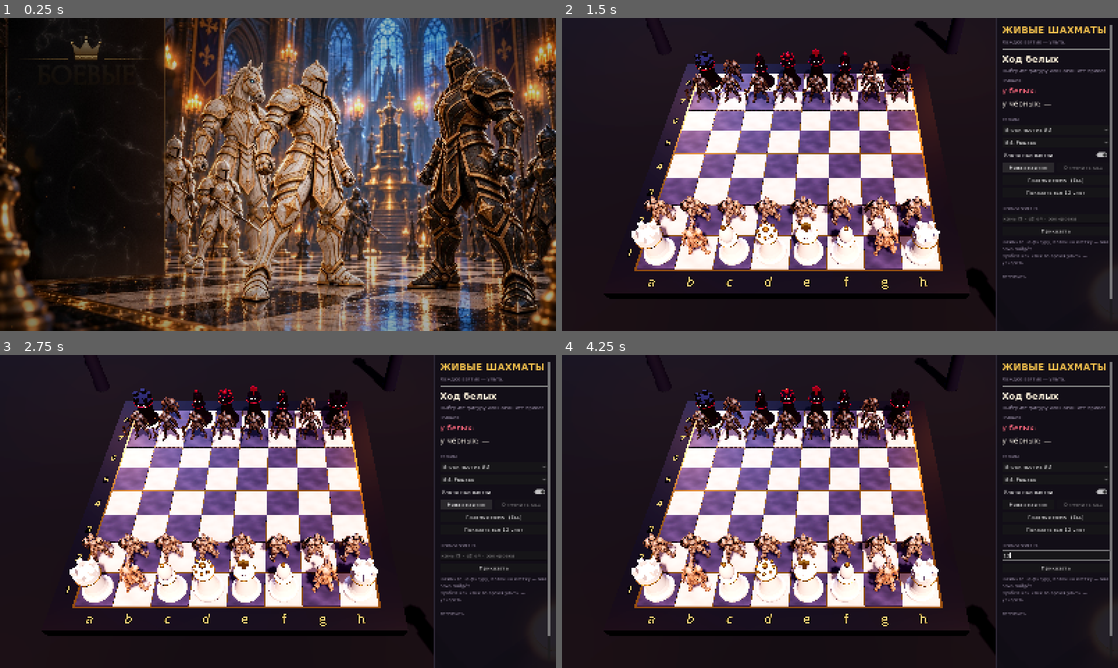
Above: before the commit, frames 1-4 (two rows, left to right).
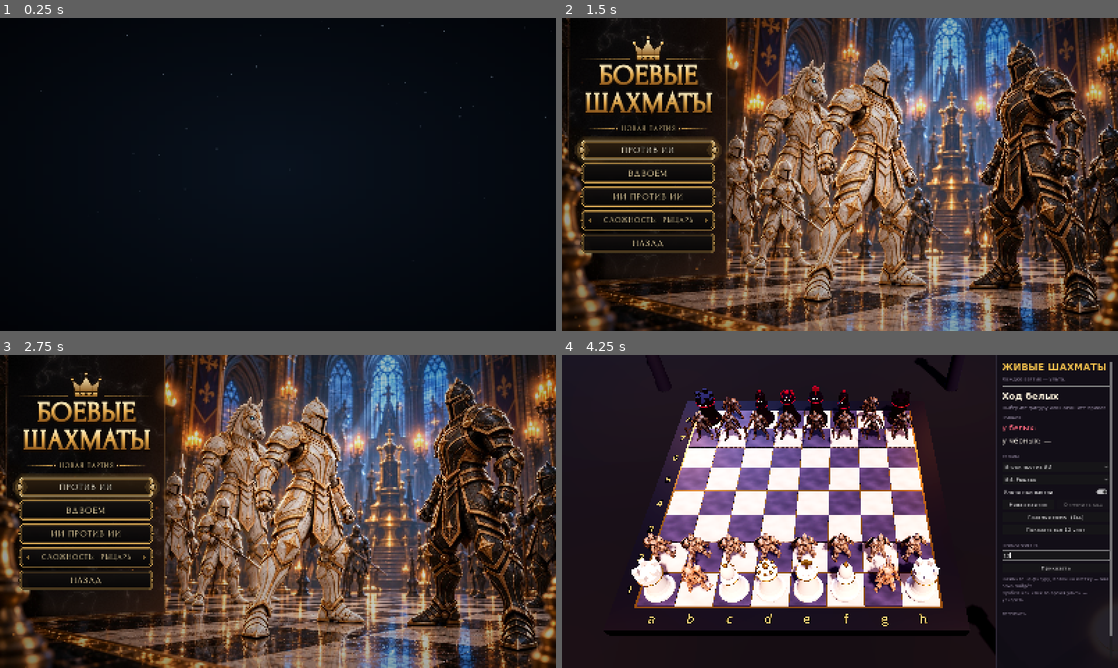
Above: after the commit, the same moments.

Repository: redfoxath/Frosty
Game: Godot game, scene res://main.tscn
The game is run twice, just before and just after one commit, with the same random seed, the same clock (stepped at 60 frames per second) and the same inputs.
Inputs (mouse positions are in pixels of both pictures, inside the frame that each line leads up to):
- Up to frame 1 (0.25 s): no input
- Up to frame 2 (1.5 s): tap Enter at 0.5 s; move the mouse to (962, 158) at 0.52 s; hold Right (ui_right) 0.53-1.25 s; click (962, 158) at 0.67 s; tap Space at 0.77 s; click (1029, 168) at 1.25 s, where only the run before the commit has a clickable "Новая партия"
- Up to frame 3 (2.75 s): click (467, 505) at 2 s, where only the run before the commit has a clickable "Новая партия"
- Up to frame 4 (4.25 s): move the mouse to (728, 527) at 2.77 s; hold Left (ui_left) 2.78-3.5 s; click (728, 527) at 2.92 s; tap Space at 3.02 s; click (1056, 555) at 3.52 s; type "12" at 3.6 s

The runs differ from the first frame. In frame 1, 72% of the frame differs, in the area x 0-100%, y 0-100%; in frame 2, 78%; in frame 3, 78%; in frame 4, 4.4%.

Commit message:
Add animated Frosty Inc logo splash before the main menu
The fox fades in with a halo and glowing eyes, the lettering grows in as
frost from left to right, a shine sweeps across, then it fades to the menu.
Any key or click skips it. The logo is split into fox and lettering layers.

Co-Authored-By: Claude Opus 5.5 <noreply@anthropic.com>
Claude-Session: https://claude.ai/code/session_01LGf8gQ89TBN3Akuve71yKq

Diff:
--- a/wizchess/scripts/main.gd
+++ b/wizchess/scripts/main.gd
@@ -119,7 +119,12 @@
 	menu.g = self
 	add_child(menu)
 	if Array(OS.get_cmdline_user_args()).filter(func(a: String): return a.begins_with("--")).is_empty():
-		menu.open_menu(true)
+		# заставка студии, затем меню; игра всё это время на паузе
+		get_tree().paused = true
+		get_viewport().disable_3d = true
+		var sp := Splash.new()
+		sp.finished.connect(func(): menu.open_menu(true))
+		add_child(sp)
 	if "--knightshow" in OS.get_cmdline_user_args():
 		panel.visible = false
 		for ch in world.get_children():
--- a/wizchess/scripts/menu.gd
+++ b/wizchess/scripts/menu.gd
@@ -367,7 +367,7 @@
 		elif g.session:
 			_snd("sheath", -10.0, 1.15)
 			close_menu()
-	elif visible:
+	elif visible or get_tree().paused:   # меню закрывается или идёт заставка
 		return
 	elif g.can_open_menu():
 		open_menu()
--- /dev/null
+++ b/wizchess/scripts/splash.gd
@@ -0,0 +1,290 @@
+class_name Splash
+extends CanvasLayer
+## Заставка студии перед меню: из темноты проявляется ледяной лис, вспыхивают глаза,
+## надпись нарастает инеем слева направо, по логотипу пробегает блик.
+## Клик или любая клавиша — пропустить.
+
+signal finished   # экран уже чёрный: можно открывать меню под ним
+
+const LOGO_SIZE := Vector2(1962, 802)     # исходный логотип целиком
+const FOX_RECT := Rect2(0, 0, 700, 802)    # ui/logo_fox.png в его координатах
+const TEXT_RECT := Rect2(660, 0, 1302, 802) # ui/logo_text.png
+const EYES := [Vector2(254, 405), Vector2(440, 403)]
+
+const LOGO_SHADER := """
+shader_type canvas_item;
+// Проявление инеем по экрану слева направо, ледяная кромка, пробегающий блик.
+uniform float reveal = 2.0;  // граница проявления, доля ширины экрана
+uniform float shine = -1.0;  // положение блика, доля ширины экрана
+uniform float glow = 0.0;
+float hash(vec2 p) { return fract(sin(dot(p, vec2(12.9898, 78.233))) * 43758.5453); }
+void fragment() {
+	vec4 c = COLOR;
+	// зубчатая «кристаллическая» граница
+	float n = hash(floor(SCREEN_UV * vec2(220.0, 120.0)));
+	float edge = reveal - SCREEN_UV.x + (n - 0.5) * 0.03;
+	float vis = smoothstep(0.0, 0.012, edge);
+	float rim = 1.0 - smoothstep(0.0, 0.035, abs(edge));
+	vec3 rgb = c.rgb + vec3(0.55, 0.85, 1.0) * rim * 1.4;
+	float s = 1.0 - smoothstep(0.0, 0.05, abs(SCREEN_UV.x - SCREEN_UV.y * 0.25 - shine));
+	rgb += vec3(0.75, 0.93, 1.0) * s * 0.8;
+	rgb += vec3(0.35, 0.65, 1.0) * glow * 0.18;
+	COLOR = vec4(rgb, c.a * clamp(max(vis, rim * 0.85), 0.0, 1.0));
+}
+"""
+
+var root: Control
+var logo: Control
+var fox: TextureRect
+var text: TextureRect
+var mat_fox: ShaderMaterial
+var mat_text: ShaderMaterial
+var halo: TextureRect
+var eyes := []
+var frost: CPUParticles2D
+var snow: CPUParticles2D
+var black: ColorRect
+var snd: AudioStreamPlayer
+var _tw: Tween
+var _done := false
+var _t := 0.0
+
+func _ready() -> void:
+	layer = 20
+	process_mode = Node.PROCESS_MODE_ALWAYS
+	snd = AudioStreamPlayer.new()
+	add_child(snd)
+	_build()
+	get_viewport().size_changed.connect(_layout)
+	_layout()
+	_play()
+
+func _build() -> void:
+	root = Control.new()
+	root.set_anchors_preset(Control.PRESET_FULL_RECT)
+	root.mouse_filter = Control.MOUSE_FILTER_STOP
+	add_child(root)
+	# фон: глубокая ночная синева
+	var bg := TextureRect.new()
+	var bt := GradientTexture2D.new()
+	bt.fill = GradientTexture2D.FILL_RADIAL
+	bt.fill_from = Vector2(0.5, 0.48)
+	bt.fill_to = Vector2(1.1, 1.0)
+	bt.gradient = Gradient.new()
+	bt.gradient.set_color(0, Color("13253d"))
+	bt.gradient.set_color(1, Color("02040a"))
+	bg.texture = bt
+	bg.expand_mode = TextureRect.EXPAND_IGNORE_SIZE
+	bg.stretch_mode = TextureRect.STRETCH_SCALE
+	bg.set_anchors_preset(Control.PRESET_FULL_RECT)
+	bg.mouse_filter = Control.MOUSE_FILTER_IGNORE
+	root.add_child(bg)
+	snow = _particles(Color(0.85, 0.93, 1.0), 70, 9.0)
+	snow.emission_shape = CPUParticles2D.EMISSION_SHAPE_RECTANGLE
+	snow.direction = Vector2(0.2, 1)
+	snow.spread = 20
+	snow.gravity = Vector2(6, 12)
+	snow.initial_velocity_min = 15
+	snow.initial_velocity_max = 45
+	snow.scale_amount_min = 0.15
+	snow.scale_amount_max = 0.55
+	snow.preprocess = 9.0
+	root.add_child(snow)
+	# логотип
+	logo = Control.new()
+	logo.size = LOGO_SIZE
+	logo.mouse_filter = Control.MOUSE_FILTER_IGNORE
+	root.add_child(logo)
+	var add := CanvasItemMaterial.new()
+	add.blend_mode = CanvasItemMaterial.BLEND_MODE_ADD
+	halo = _glow_rect(Color(0.3, 0.6, 1.0, 0.5), Vector2(1100, 1100))
+	halo.position = Vector2(350, 405) - halo.size / 2
+	halo.material = add
+	halo.modulate.a = 0
+	logo.add_child(halo)
+	var sh := Shader.new()
+	sh.code = LOGO_SHADER
+	mat_fox = ShaderMaterial.new()
+	mat_fox.shader = sh
+	mat_text = ShaderMaterial.new()
+	mat_text.shader = sh
+	mat_text.set_shader_parameter("reveal", -1.0)
+	fox = _img("res://ui/logo_fox.png", FOX_RECT, mat_fox)
+	text = _img("res://ui/logo_text.png", TEXT_RECT, mat_text)
+	for e in EYES:
+		var g := _glow_rect(Color(0.55, 0.9, 1.0, 1.0), Vector2(150, 150))
+		g.position = e - g.size / 2
+		g.pivot_offset = g.size / 2
+		g.material = add
+		g.modulate.a = 0
+		logo.add_child(g)
+		eyes.append(g)
+	# ледяные искры у кромки проявления
+	frost = _particles(Color(0.7, 0.92, 1.0), 90, 0.9)
+	frost.emission_shape = CPUParticles2D.EMISSION_SHAPE_RECTANGLE
+	frost.emission_rect_extents = Vector2(6, 190)
+	frost.direction = Vector2(1, -0.3)
+	frost.spread = 70
+	frost.gravity = Vector2(0, 40)
+	frost.initial_velocity_min = 40
+	frost.initial_velocity_max = 160
+	frost.scale_amount_min = 0.2
+	frost.scale_amount_max = 0.6
+	frost.emitting = false
+	frost.position = Vector2(TEXT_RECT.position.x, 420)
+	logo.add_child(frost)
+	black = ColorRect.new()
+	black.color = Color.BLACK
+	black.set_anchors_preset(Control.PRESET_FULL_RECT)
+	black.mouse_filter = Control.MOUSE_FILTER_IGNORE
+	root.add_child(black)
+
+func _img(path: String, r: Rect2, m: ShaderMaterial) -> TextureRect:
+	var t := TextureRect.new()
+	t.texture = load(path)
+	t.expand_mode = TextureRect.EXPAND_IGNORE_SIZE
+	t.stretch_mode = TextureRect.STRETCH_SCALE
+	t.position = r.position
+	t.size = r.size
+	t.pivot_offset = r.size / 2
+	t.material = m
+	t.mouse_filter = Control.MOUSE_FILTER_IGNORE
+	logo.add_child(t)
+	return t
+
+func _glow_rect(col: Color, sz: Vector2) -> TextureRect:
+	var gt := GradientTexture2D.new()
+	gt.fill = GradientTexture2D.FILL_RADIAL
+	gt.fill_from = Vector2(0.5, 0.5)
+	gt.fill_to = Vector2(1.0, 0.5)
+	gt.gradient = Gradient.new()
+	gt.gradient.set_color(0, col)
+	gt.gradient.set_color(1, Color(col.r, col.g, col.b, 0))
+	var t := TextureRect.new()
+	t.texture = gt
+	t.expand_mode = TextureRect.EXPAND_IGNORE_SIZE
+	t.stretch_mode = TextureRect.STRETCH_SCALE
+	t.size = sz
+	t.mouse_filter = Control.MOUSE_FILTER_IGNORE
+	return t
+
+func _particles(col: Color, amount: int, life: float) -> CPUParticles2D:
+	var p := CPUParticles2D.new()
+	var dot := GradientTexture2D.new()
+	dot.width = 16
+	dot.height = 16
+	dot.fill = GradientTexture2D.FILL_RADIAL
+	dot.fill_from = Vector2(0.5, 0.5)
+	dot.fill_to = Vector2(1.0, 0.5)
+	dot.gradient = Gradient.new()
+	dot.gradient.set_color(0, Color.WHITE)
+	dot.gradient.set_color(1, Color(1, 1, 1, 0))
+	p.texture = dot
+	var add := CanvasItemMaterial.new()
+	add.blend_mode = CanvasItemMaterial.BLEND_MODE_ADD
+	p.material = add
+	p.amount = amount
+	p.lifetime = life
+	var ramp := Gradient.new()
+	ramp.set_color(0, Color(col.r, col.g, col.b, 0))
+	ramp.add_point(0.2, col)
+	ramp.set_color(ramp.get_point_count() - 1, Color(col.r, col.g, col.b, 0))
+	p.color_ramp = ramp
+	return p
+
+func _layout() -> void:
+	var vs := get_viewport().get_visible_rect().size
+	var s := minf(vs.x * 0.74 / LOGO_SIZE.x, vs.y * 0.52 / LOGO_SIZE.y)
+	logo.scale = Vector2(s, s)
+	logo.position = (vs - LOGO_SIZE * s) * 0.5
+	snow.position = Vector2(vs.x * 0.5, -20)
+	snow.emission_rect_extents = Vector2(vs.x * 0.6, 10)
+
+## Доля ширины экрана для точки логотипа (x в пикселях логотипа)
+func _sx(x: float) -> float:
+	var vs := get_viewport().get_visible_rect().size
+	return (logo.position.x + x * logo.scale.x) / maxf(1.0, vs.x)
+
+func _play() -> void:
+	fox.modulate.a = 0
+	fox.scale = Vector2.ONE * 0.82
+	var x0 := _sx(TEXT_RECT.position.x) - 0.02
+	var x1 := _sx(LOGO_SIZE.x) + 0.04
+	_tw = create_tween()
+	_tw.tween_property(black, "color:a", 0.0, 0.5)
+	# лис
+	_tw.tween_callback(func(): _snd("whoosh", -6.0, 0.8))
+	_tw.tween_property(fox, "modulate:a", 1.0, 0.7)
+	_tw.parallel().tween_property(fox, "scale", Vector2.ONE, 0.9).set_trans(Tween.TRANS_BACK).set_ease(Tween.EASE_OUT)
+	_tw.parallel().tween_property(halo, "modulate:a", 1.0, 0.9)
+	# вспышка глаз
+	_tw.tween_callback(func():
+		_snd("zap", -14.0, 1.6)
+		for g in eyes:
+			var e := create_tween()
+			g.scale = Vector2.ONE * 0.3
+			e.tween_property(g, "modulate:a", 1.0, 0.12)
+			e.parallel().tween_property(g, "scale", Vector2.ONE * 1.3, 0.2)
+			e.tween_property(g, "modulate:a", 0.35, 0.6)
+			e.parallel().tween_property(g, "scale", Vector2.ONE * 0.6, 0.6))
+	_tw.tween_interval(0.25)
+	# иней проявляет надпись
+	_tw.tween_callback(func():
+		_snd("crack", -10.0, 1.35)
+		frost.emitting = true)
+	_tw.tween_method(func(v: float):
+		mat_text.set_shader_parameter("reveal", v)
+		var vs := get_viewport().get_visible_rect().size
+		frost.position.x = (v * vs.x - logo.position.x) / logo.scale.x
+		, x0, x1, 1.3).set_trans(Tween.TRANS_SINE).set_ease(Tween.EASE_IN_OUT)
+	_tw.tween_callback(func(): frost.emitting = false)
+	# блик по всему логотипу
+	_tw.tween_callback(func(): _snd("choir", -16.0, 1.25))
+	_tw.tween_method(func(v: float):
+		mat_fox.set_shader_parameter("shine", v)
+		mat_text.set_shader_parameter("shine", v)
+		, _sx(0) - 0.15, _sx(LOGO_SIZE.x) + 0.15, 0.9).set_trans(Tween.TRANS_QUAD).set_ease(Tween.EASE_IN_OUT)
+	_tw.tween_interval(1.1)
+	_tw.tween_callback(_finish)
+
+func _process(delta: float) -> void:
+	_t += delta
+	var gl := 0.5 + sin(_t * 2.2) * 0.5
+	mat_fox.set_shader_parameter("glow", gl)
+	mat_text.set_shader_parameter("glow", gl)
+	if halo.modulate.a > 0.5:
+		halo.modulate.a = 0.85 + sin(_t * 1.7) * 0.15
+
+func _input(e: InputEvent) -> void:
+	if _done:
+		return
+	if (e is InputEventKey and e.pressed and not e.echo) or (e is InputEventMouseButton and e.pressed) \
+			or (e is InputEventScreenTouch and e.pressed) or (e is InputEventJoypadButton and e.pressed):
+		get_viewport().set_input_as_handled()
+		_finish(0.25)
+
+func _finish(dur := 0.6) -> void:
+	if _done:
+		return
+	_done = true
+	if _tw != null:
+		_tw.kill()
+	var tw := create_tween()
+	tw.tween_property(black, "color:a", 1.0, dur)
+	tw.tween_callback(func():
+		root.mouse_filter = Control.MOUSE_FILTER_IGNORE
+		for c in root.get_children():
+			if c != black:
+				c.visible = false
+		finished.emit())
+	tw.tween_property(black, "color:a", 0.0, 0.5)
+	tw.tween_callback(queue_free)
+
+func _snd(n: String, vol := 0.0, pitch := 1.0) -> void:
+	var s = load("res://sfx/%s.wav" % n)
+	if s == null:
+		return
+	snd.stream = s
+	snd.volume_db = vol
+	snd.pitch_scale = pitch
+	snd.play()
Not shown, changed: wizchess/README.txt
Not shown, added: wizchess/scripts/splash.gd.uid
Binary file added: wizchess/ui/logo_fox.png
Not shown, added: wizchess/ui/logo_fox.png.import
Binary file added: wizchess/ui/logo_text.png
Not shown, added: wizchess/ui/logo_text.png.import
